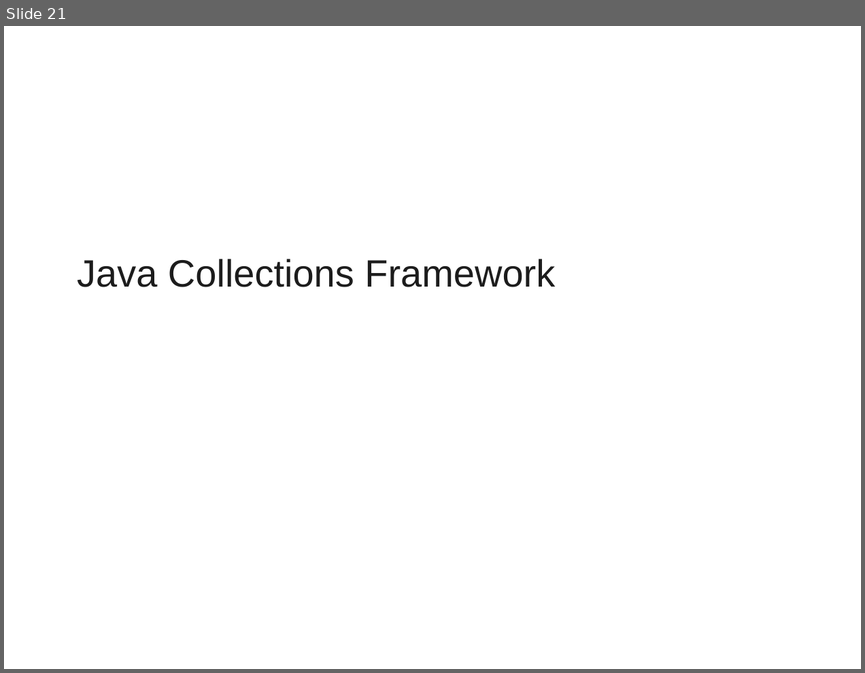
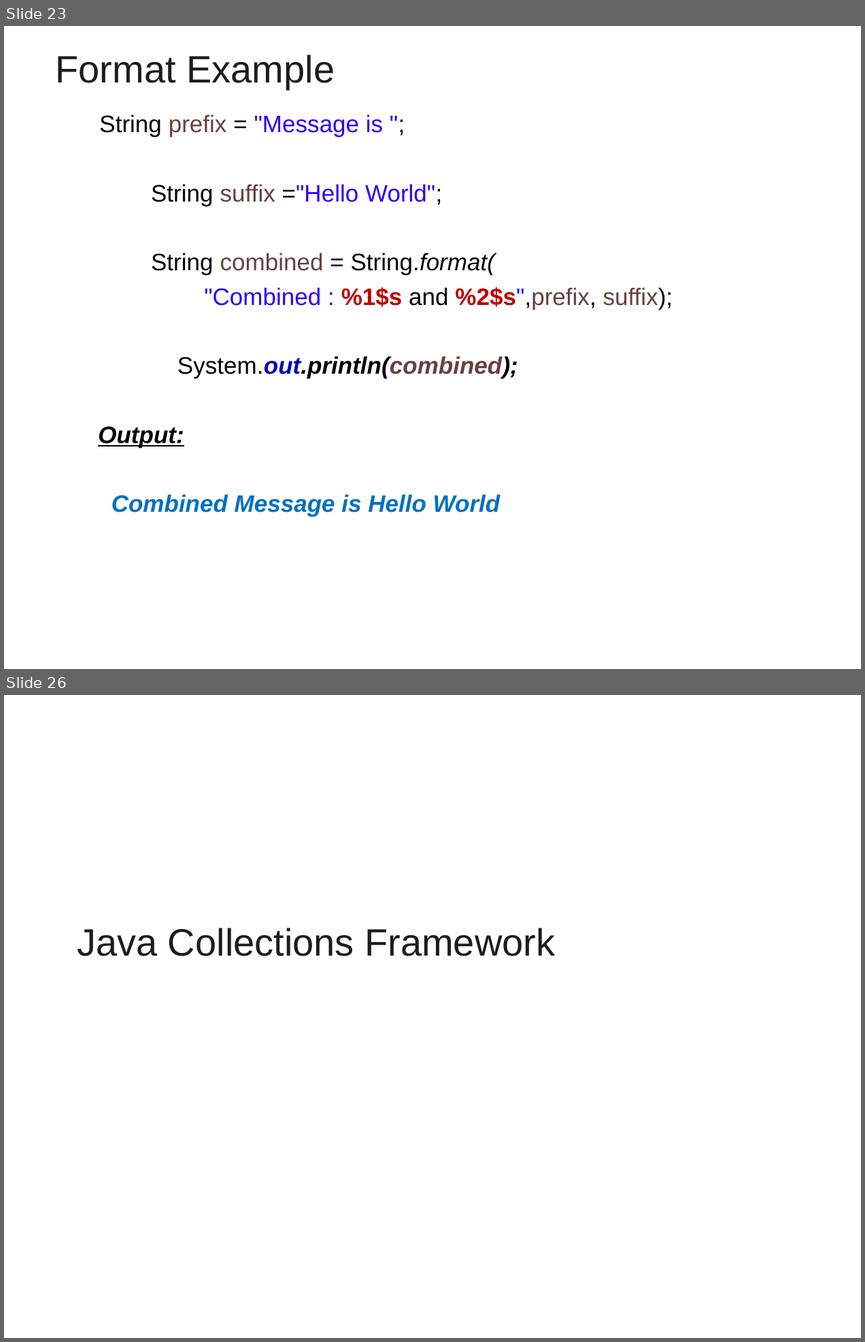
Before and after one commit to vatsanTraining/freshers_dec_2021, a slide deck: Java_Module_3_Excella.ppt. Shown one above the other, each under a label of ours: slide 21 before the commit, slides 23 and 26 after it; the slides between them are not shown. The pictures are 865x673 and 865x1342 pixels, drawn with LibreOffice and Linux fonts; fonts in the diff are those of the drawing; background and template pictures are left out. Boxes give left, top, right and bottom in pixels: in the first picture for what was removed or moved away, otherwise in the second. Text is boxed around its words. In the diff, an @@ line names an element or a change of style, - is before the commit and + after.

```diff
--- a/Java_Module_3_Excella.ppt
+++ b/Java_Module_3_Excella.ppt
@@ slide 23 added at (x1=4, y1=26, x2=861, y2=669), background picture (left out) @@
@@ title added at (x1=56, y1=55, x2=334, y2=90), 32 pt, text #1C1C1C @@
+Format Example
@@ text added at (x1=98, y1=114, x2=673, y2=516), 20 pt, text #000000 @@
+  String prefix = "Message is ";
+  String suffix ="Hello World";
+  String combined = String.format(
+  "Combined : %1$s and %2$s",prefix, suffix);
+  System.out.println(combined);
+  Output:
+  Combined Message is Hello World
@@ what was slide 21 is now slide 26 @@
```
Also in this commit, not shown: 4 other slides added.
